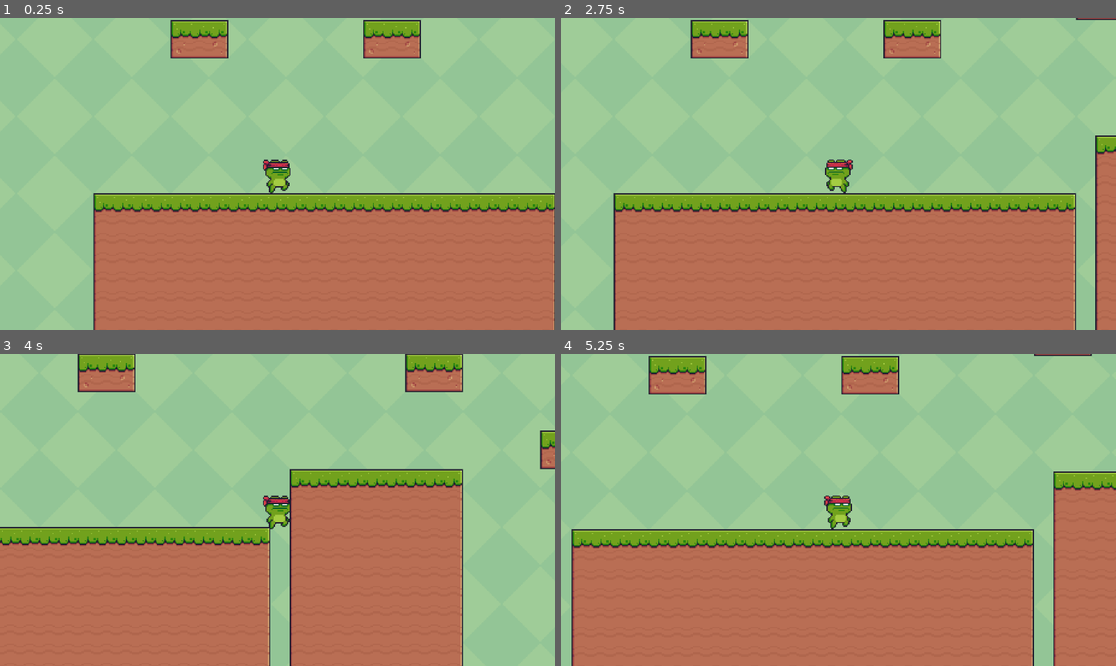
Above: before the commit, frames 1-4 (two rows, left to right).
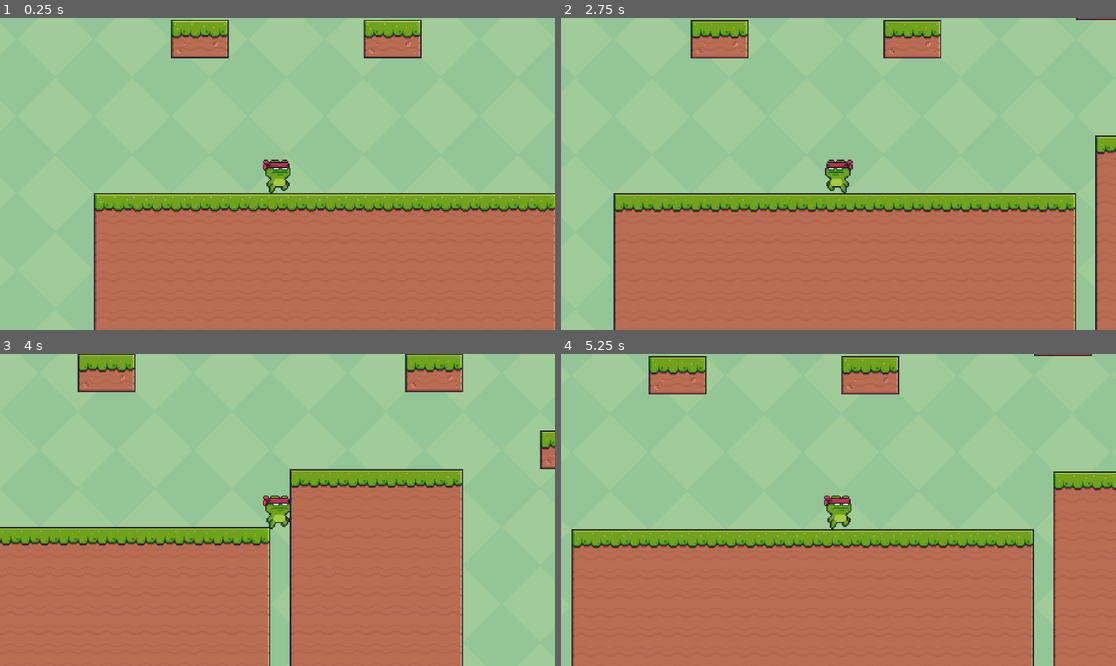
Above: after the commit, the same moments.

Repository: Yncy0/pixel-adventure-godot
Game: Godot game, scene res://main.tscn
Same seed, same stepped clock (60 frames per second), same inputs: the game is played once before the commit and once after it.
Inputs:
- Up to frame 1 (0.25 s): no input
- Up to frame 2 (2.75 s): tap Enter at 0.5 s; hold Space (jump) 0.53-1.28 s; hold D (right) 0.53-2.03 s; tap Space (jump) at 1.35, 1.52, 1.82, 2 s; hold A (left) from 2.03 s (still down); hold Space (jump) from 2.03 s (still down)
- Up to frame 3 (4 s): release A (left) at 2.78 s; release Space (jump) at 2.78 s; hold D (right) from 2.78 s (still down); tap Space (jump) at 2.85, 3.02, 3.32 s; hold Space (jump) from 3.53 s (still down)
- Up to frame 4 (5.25 s): tap Enter at 4.25 s; release D (right) at 4.28 s; release Space (jump) at 4.28 s; hold A (left) 4.28-5.03 s; tap Space (jump) at 4.35, 4.52, 4.82 s; hold D (right) from 5.03 s (still down); hold Space (jump) from 5.03 s (still down)

The runs differ from the first frame. In frame 1, 1.8% of the frame differs, in the area x 16-100%, y 0-100%; in frame 2, less than 0.1%; in frame 3, less than 0.1%; in frame 4, less than 0.1%.

Commit message:
jump buffering works

Diff:
--- a/character/_player/script/player.gd
+++ b/character/_player/script/player.gd
@@ -1,12 +1,17 @@
 class_name Player extends CharacterBody2D
 
 
-@export var SPEED = 300.0
-@export var JUMP_VELOCITY = -400.0
+@export var SPEED := 300.0
+@export var JUMP_VELOCITY := -400.0
+@export var JUMP_BUFFER_TIME := 0.45
 
 @onready var sprite = $AnimatedSprite2D
+@onready var buffer_timer: Timer = $BufferTimer
 
 var direction: float
+
+var is_jump_available: bool = true
+var jump_buffered: bool = false
 
 # Basic Locomotion
 func idle() -> void:
@@ -20,14 +25,19 @@
 	player_flip()
 
 func jump():
-	if Input.is_action_just_pressed("jump") and is_on_floor():
-		velocity.y = JUMP_VELOCITY
+	if Input.is_action_just_pressed("jump"):
+		if is_on_floor():
+			velocity.y = JUMP_VELOCITY
+		else:
+			if !jump_buffered:
+				jump_buffered = true
+				buffer_timer.start()
 
 # Actions when character flip
 func player_flip() -> void:
 	if direction > 0:
 		sprite.flip_h = false
-	if direction < 0:
+	elif direction < 0:
 		sprite.flip_h = true
 
 func _physics_process(delta: float) -> void:
@@ -35,4 +45,9 @@
 	if not is_on_floor():
 		velocity += get_gravity() * delta
 
+
 	move_and_slide()
+
+
+func _on_buffer_timer_timeout() -> void:
+	jump_buffered = false
--- a/character/_player/script/states/fall/fall.gd
+++ b/character/_player/script/states/fall/fall.gd
@@ -1,9 +1,12 @@
 class_name PlayerFall extends PlayerState
 
 func enter() -> void:
+	print("Fall")
 	player.sprite.play("fall")
 
+
 func update_process(_delta: float) -> void:
+	player.jump()
 	player.move()
 
 	if player.is_on_floor():
--- a/character/_player/script/states/idle/idle.gd
+++ b/character/_player/script/states/idle/idle.gd
@@ -1,7 +1,10 @@
 class_name PlayerIdle extends PlayerState
 
 func enter() -> void:
+	print("Idle")
 	player.idle()
+
+	player.is_jump_available = true
 
 	if !player.direction and player.is_on_floor():
 		player.sprite.play("idle")
@@ -15,3 +18,7 @@
 
 	if !player.is_on_floor():
 		change_state.emit("PlayerJump")
+
+	if player.is_on_floor() and player.jump_buffered:
+		print("IAM BUFFERING")
+		player.jump()
--- a/character/_player/script/states/jump/jump.gd
+++ b/character/_player/script/states/jump/jump.gd
@@ -1,7 +1,9 @@
 class_name PlayerJump extends PlayerState
 
 func enter() -> void:
+	print("Jump")
 	player.jump()
+	player.is_jump_available = false
 	player.sprite.play("jump")
 
 func update_process(_delta: float) -> void:
--- a/character/_player/script/states/move/move.gd
+++ b/character/_player/script/states/move/move.gd
@@ -1,7 +1,13 @@
 class_name PlayerMove extends PlayerState
 
 func enter() -> void:
+	print("Move")
+
 	player.sprite.play("move")
+
+func update_input(event: InputEvent) -> void:
+	if event.is_action_pressed("jump") and player.is_jump_available:
+		change_state.emit("PlayerJump")
 
 func update_process(_delta: float) -> void:
 	player.move()
@@ -12,3 +18,7 @@
 
 	if !player.is_on_floor():
 		change_state.emit("PlayerJump")
+
+	if player.is_on_floor() and player.jump_buffered:
+		print("IAM BUFFERING")
+		player.jump()
--- a/character/froggy/scene/froggy.tscn
+++ b/character/froggy/scene/froggy.tscn
@@ -214,6 +214,7 @@
 
 [node name="Froggy" type="CharacterBody2D"]
 script = ExtResource("1_c6xgn")
+JUMP_BUFFER_TIME = 0.3
 
 [node name="AnimatedSprite2D" type="AnimatedSprite2D" parent="."]
 sprite_frames = SubResource("SpriteFrames_p1y4a")
@@ -246,3 +247,7 @@
 [node name="PlayerFall" type="Node" parent="StateMachine"]
 script = ExtResource("10_tyn13")
 metadata/_custom_type_script = "uid://dos5r1j8a7vnw"
+
+[node name="BufferTimer" type="Timer" parent="."]
+
+[connection signal="timeout" from="BufferTimer" to="." method="_on_buffer_timer_timeout"]
--- a/main.tscn
+++ b/main.tscn
@@ -8,4 +8,4 @@
 [node name="World1" parent="." instance=ExtResource("1_0xm2m")]
 
 [node name="Froggy" parent="." instance=ExtResource("3_h2yge")]
-position = Vector2(249, 467)
+position = Vector2(249, 469)
--- a/states/state_machine.gd
+++ b/states/state_machine.gd
@@ -33,7 +33,7 @@
 			new_state.enter()
 			current_state = new_state
 
-			print(current_state)
+			#    print(current_state)
 		else:
 			printerr("Nodes doesn't match the next state %s" % new_state)
 	else:
